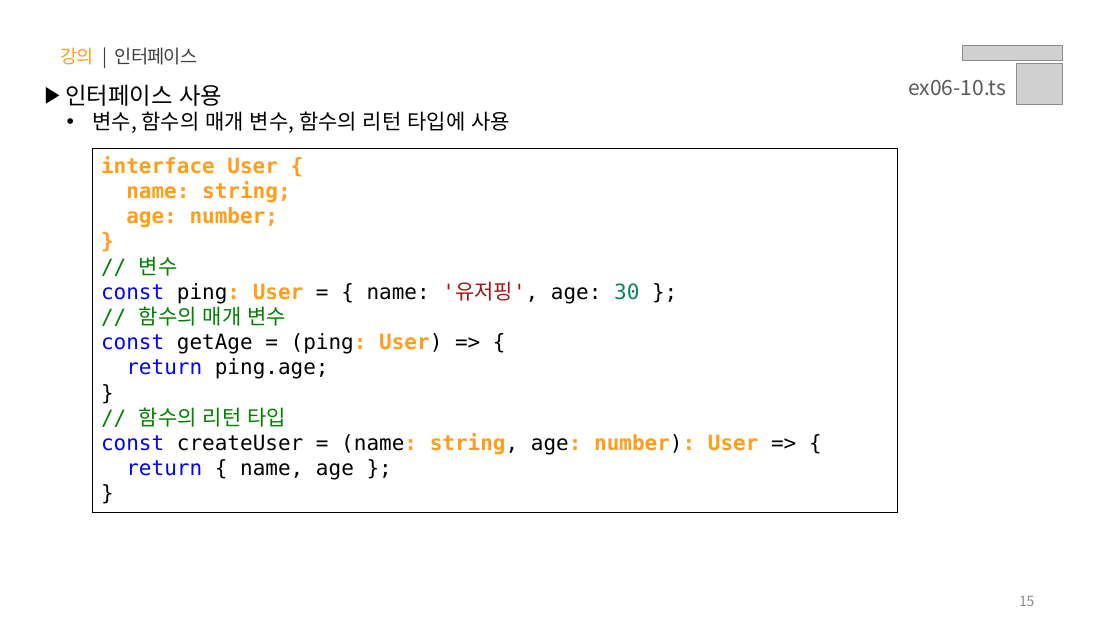
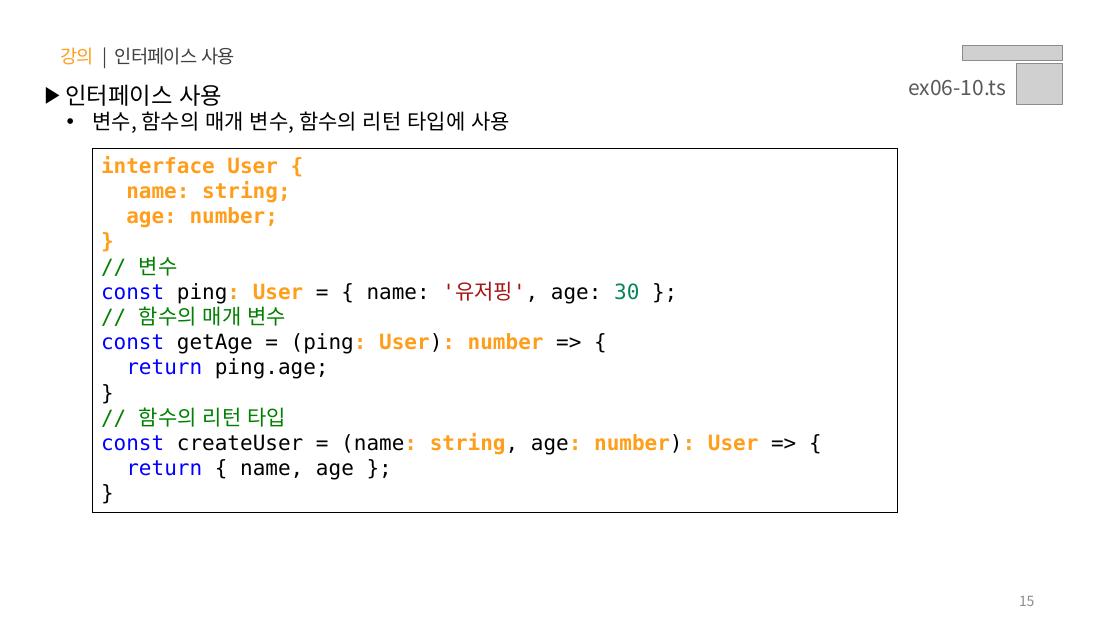
Before and after one commit to jeong0403/learn-JS, a slide deck: slide 15 of PPT/06.자바스크립트 - 타입스크립트.pptx. Drawn at 1120x630 pixels with LibreOffice and Linux fonts; fonts in the diff are those of the drawing; grey boxes stand for pictures. Boxes give left, top, right and bottom in pixels: in the first picture for what was removed or moved away, otherwise in the second. Text is boxed around its words. In the diff, an @@ line names an element or a change of style, - is before the commit and + after.

```diff
--- a/PPT/06.자바스크립트 - 타입스크립트.pptx
+++ b/PPT/06.자바스크립트 - 타입스크립트.pptx
@@ text at (x1=60, y1=47, x2=235, y2=65): text changed @@
-강의 | 인터페이스
+강의 | 인터페이스 사용
@@ text in rectangle at (x1=101, y1=333, x2=544, y2=354): text changed @@
-const getAge = (ping: User) => {
+const getAge = (ping: User): number => {
```
Also in this commit, not shown: 19 other slides changed, 3 slides added, 1 slide removed, 43 other files.
